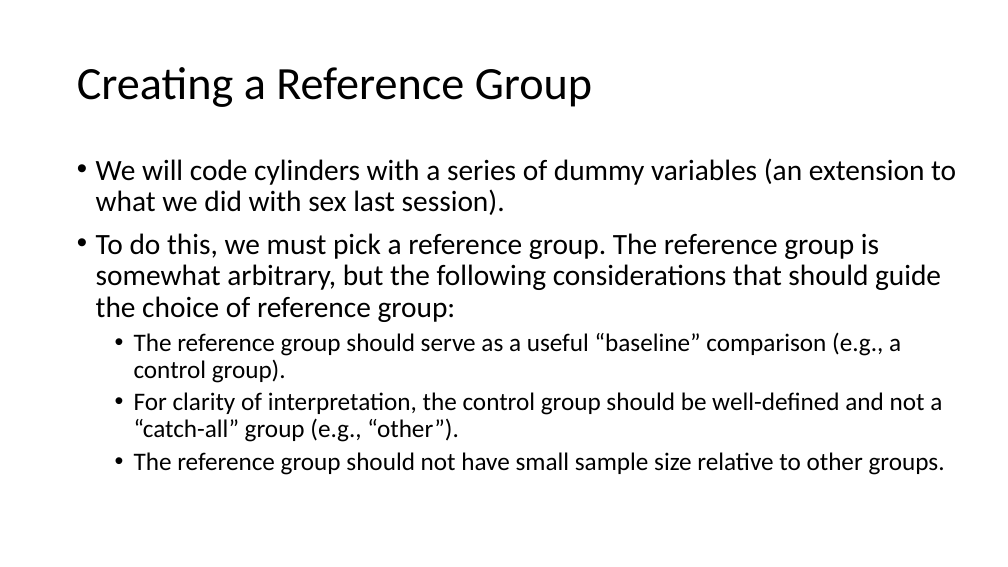
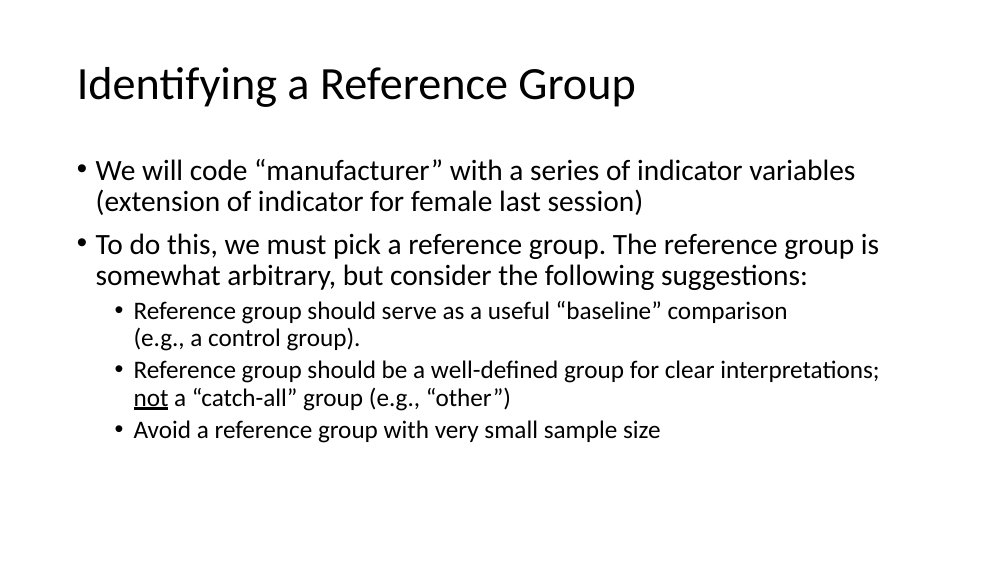
Before and after one commit to USCbiostats/LAsBEST, a slide deck: slide 4 of google-drive/week02/4Thurs/1_Week2_MultipleRegression.pptx. Drawn at 1008x567 pixels with LibreOffice and Linux fonts; fonts in the diff are those of the drawing; background and template pictures are left out. Boxes give left, top, right and bottom in pixels: in the first picture for what was removed or moved away, otherwise in the second. Text is boxed around its words. In the diff, an @@ line names an element or a change of style, - is before the commit and + after.

```diff
--- a/google-drive/week02/4Thurs/1_Week2_MultipleRegression.pptx
+++ b/google-drive/week02/4Thurs/1_Week2_MultipleRegression.pptx
@@ title at (77,67,635,107): text changed @@
-Creating a Reference Group
+Identifying a Reference Group
@@ text at (96,159,879,443): text changed @@
-• We will code cylinders with a series of dummy variables (an extension to what we did with sex last session).
-• To do this, we must pick a reference group. The reference group is somewhat arbitrary, but the following considerations that should guide the choice of reference group:
-  • The reference group should serve as a useful “baseline” comparison (e.g., a control group).
-  • For clarity of interpretation, the control group should be well-defined and not a “catch-all” group (e.g., “other”).
-  • The reference group should not have small sample size relative to other groups.
+• We will code “manufacturer” with a series of indicator variables
+  (extension of indicator for female last session)
+• To do this, we must pick a reference group. The reference group is somewhat arbitrary, but consider the following suggestions:
+  • Reference group should serve as a useful “baseline” comparison
+    (e.g., a control group).
+  • Reference group should be a well-defined group for clear interpretations;
+    not a “catch-all” group (e.g., “other”)
+  • Avoid a reference group with very small sample size
```
Also in this commit, not shown: 15 other slides changed, 1 slide added, 1 slide removed, 1 other file.
